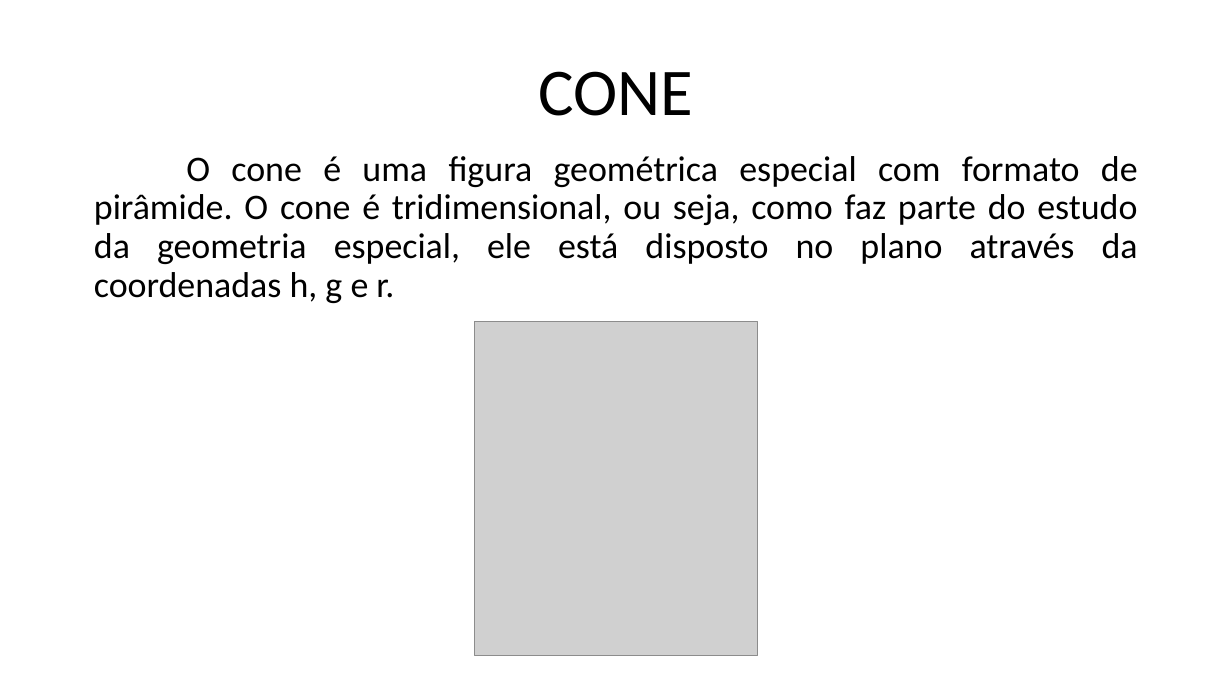
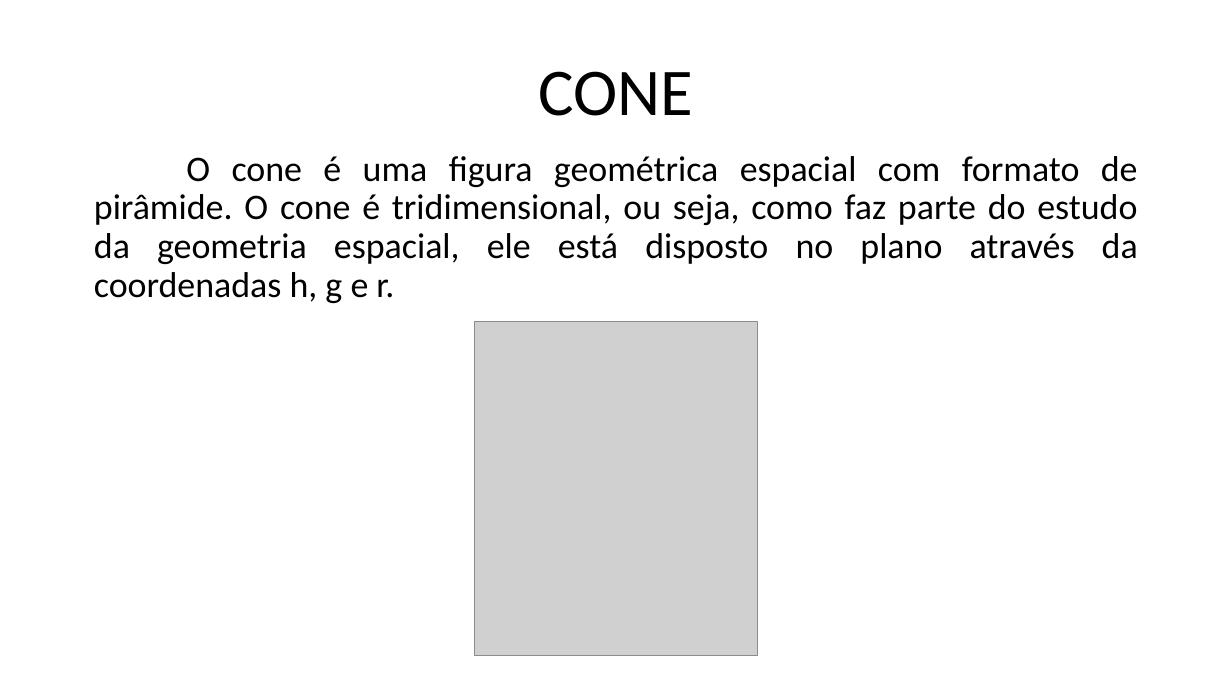
Before and after one commit to marcosdosea/ManualImpessora3D, a slide deck: slide 6 of Curso/Fundamentos de impressão 3D - Objetos.pptx. Drawn at 1232x693 pixels with LibreOffice and Linux fonts; fonts in the diff are those of the drawing; grey boxes stand for pictures. Boxes give left, top, right and bottom in pixels: in the first picture for what was removed or moved away, otherwise in the second. Text is boxed around its words. In the diff, an @@ line names an element or a change of style, - is before the commit and + after.

```diff
--- a/Curso/Fundamentos de impressão 3D - Objetos.pptx
+++ b/Curso/Fundamentos de impressão 3D - Objetos.pptx
@@ text at [94, 156, 1138, 303]: text changed @@
-O cone é uma figura geométrica especial com formato de pirâmide. O cone é tridimensional, ou seja, como faz parte do estudo da geometria especial, ele está disposto no plano através da coordenadas h, g e r.
+O cone é uma figura geométrica espacial com formato de pirâmide. O cone é tridimensional, ou seja, como faz parte do estudo da geometria espacial, ele está disposto no plano através da coordenadas h, g e r.
```
Also in this commit, not shown: 2 other files.
